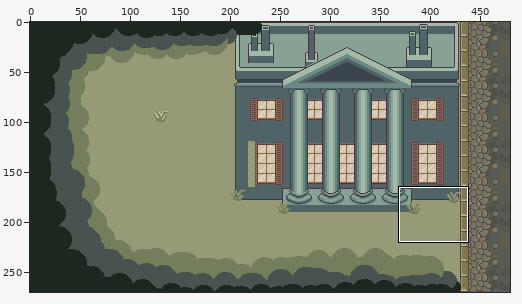
Two versions of one pixel-art file, assets/02_architecture/04_casino/fullScene.aseprite. The picture above shows the old version from afar; the outline marks the close-up.
Close-up. Before:
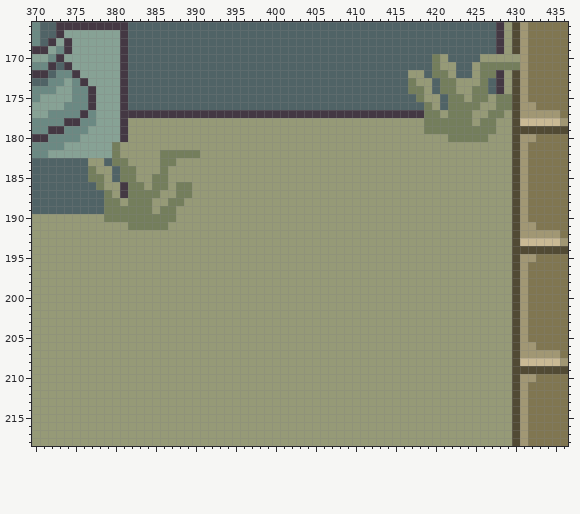
480x270 pixels, 1 frame. Colours within 5 levels of each other are drawn and written as one. Shown: x 370..436, y 166..218. The commit also changed other parts of the picture, which this record leaves out.
After:
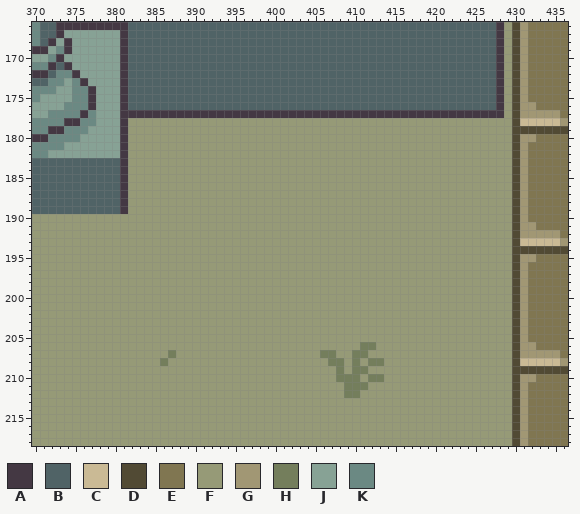
Palette (. is transparent): A #443843  B #506366  C #caba95  D #514a34  E #807651  F #969a77  G #a19774  H #747e5c  J #87a295  K #6b8983
Change:
Layer "herbes":
Colour A replaces colour F in row 170 at x 428; in row 177 at x 421 and 425 to 426; in rows 181 to 182 at x 381; in row 188 at x 381.
Colour A replaces colour H in row 171 at x 428; in rows 175 to 176 at x 428; in row 177 at x 419 to 420, 422 to 424 and 427 to 428; in rows 183 to 185 at x 381; in row 189 at x 381.
Colour B replaces colour F in row 170 at x 421 and 426 to 427; in row 171 at x 421 to 422 and 425; in row 172 at x 417 to 418, 422 and 425; in row 173 at x 418 to 419 and 423 to 425; in row 174 at x 419 and 423 to 424; in row 175 at x 419 to 420, 424 and 427.
Colour B replaces colour F in row 176 at x 420 and 426 to 427; in row 183 at x 377 to 378; in row 184 at x 378 to 379; in row 185 at x 379; in row 186 at x 379 to 380; in row 187 at x 380.
Colour B replaces colour H in row 170 at x 420; in row 171 at x 420 and 426 to 427; in row 172 at x 420 to 421 and 426 to 427; in row 173 at x 417, 421 to 422 and 426; in row 174 at x 417 to 418, 421 to 422 and 425 to 426; in row 175 at x 418, 422 to 423 and 425 to 426.
Colour B replaces colour H in row 176 at x 419 and 422 to 425; in row 183 at x 380; in row 184 at x 377; in row 185 at x 377 to 378; in row 186 at x 378; in row 187 at x 379.
Colour B replaces colour H in rows 188 to 189 at x 379 to 380.
Colour D replaces colour F in row 170 at x 430.
Colour D replaces colour H in row 171 at x 430.
Colour F replaces colour H in row 171 at x 429; in rows 175 to 176 at x 429; in row 178 at x 419 to 424 and 426 to 427; in row 179 at x 419 to 427; in row 180 at x 422 to 426; in row 182 at x 386 to 390.
Colour F replaces colour H in row 183 at x 386 to 387; in row 184 at x 382 and 386; in row 185 at x 382 and 385 to 386; in row 186 at x 382 to 383, 385 to 386 and 388 to 389; in row 187 at x 382 to 385 and 388 to 389; in row 188 at x 382 to 384 and 387 to 388.
Colour F replaces colour H in row 189 at x 382 to 384 and 386 to 387; in row 190 at x 379 to 387; in row 191 at x 382 to 386.
Colour H replaces colour F in row 206 at x 411 to 412; in row 207 at x 387, 406 to 407 and 410 to 411; in row 208 at x 386, 407 to 408, 410 and 412 to 413; in row 209 at x 408 and 410 to 411; in row 210 at x 408 to 410 and 412 to 413; in row 211 at x 409 to 411.
Colour H replaces colour F in row 212 at x 409 to 410.
Colour J replaces colour H in rows 181 to 182 at x 380.
Boxes around the changes in both close-ups, in picture pixels (x1, y1, x2, y2):
changed: (408, 54, 520, 142)
changed: (88, 142, 200, 230)
changed: (320, 342, 384, 398)
changed: (160, 350, 176, 366)
